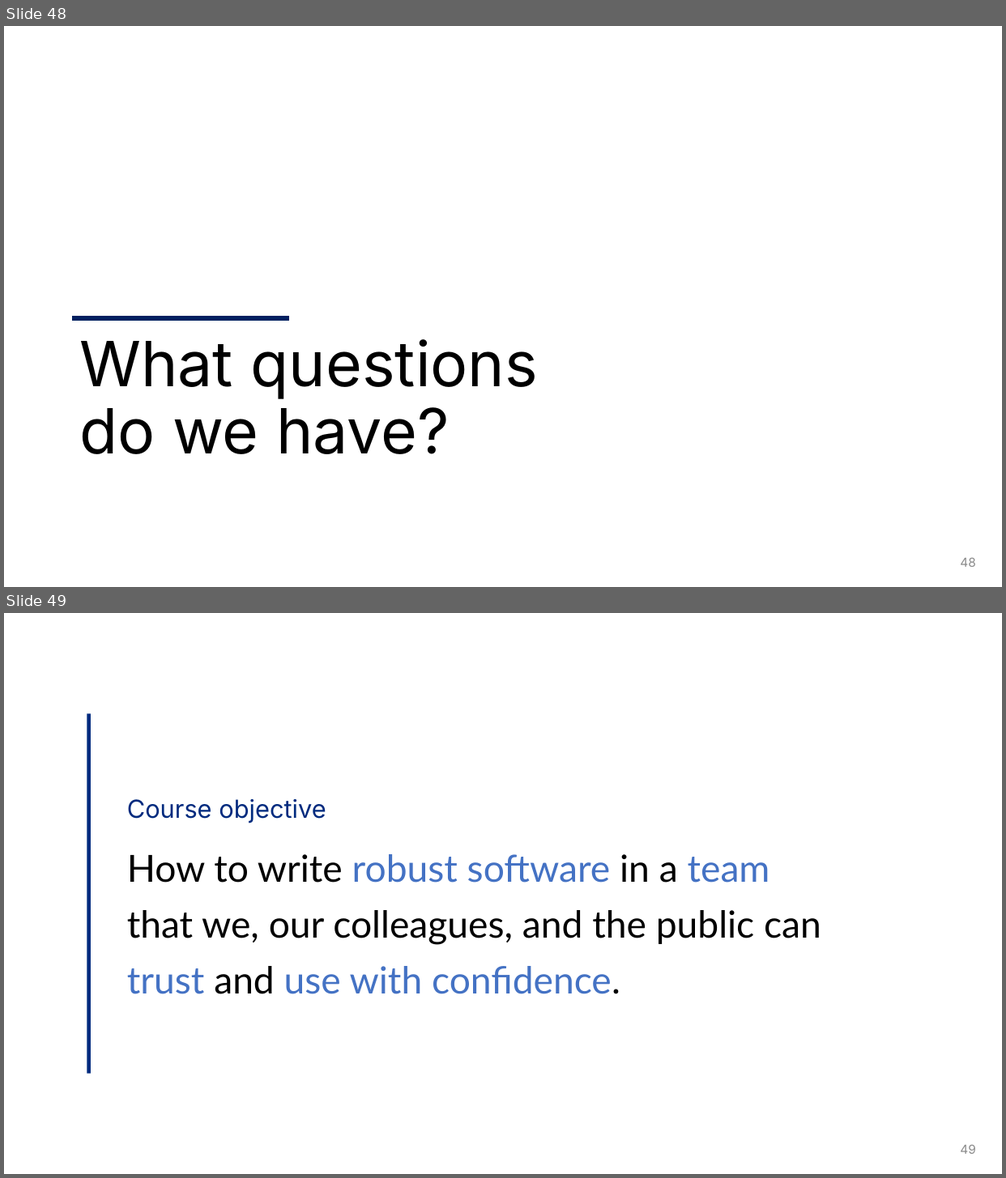
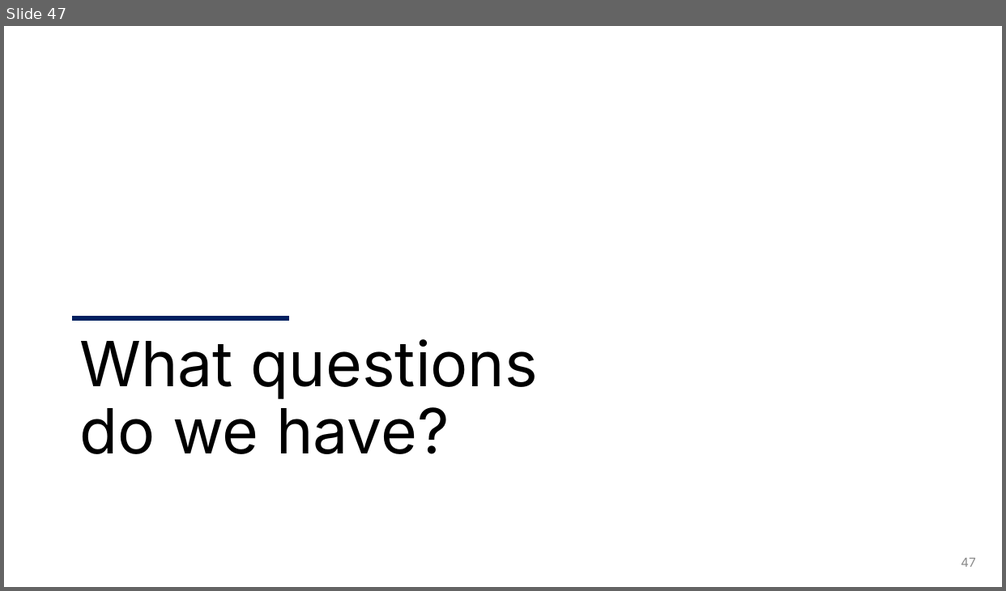
Before and after one commit to UofT-DSI/git, a slide deck: instructors/slides-new-pptx/Git1.pptx. Shown one above the other, each under a label of ours: slides 48 and 49 before the commit, slide 47 after it. The pictures are 1006x1178 and 1006x591 pixels, drawn with LibreOffice and Linux fonts; fonts in the diff are those of the drawing; background and template pictures are left out. Boxes give left, top, right and bottom in pixels: in the first picture for what was removed or moved away, otherwise in the second. Text is boxed around its words. In the diff, an @@ line names an element or a change of style, - is before the commit and + after.

```diff
--- a/instructors/slides-new-pptx/Git1.pptx
+++ b/instructors/slides-new-pptx/Git1.pptx
@@ slide 49 removed at box(4, 613, 1002, 1174), background #FFFFFF @@
@@ rectangle removed at box(87, 714, 91, 1074) @@
@@ text removed at box(127, 799, 821, 995) @@
-Course objective
-How to write robust software in a team that we, our colleagues, and the public can trust and use with confidence.
@@ page number removed at box(960, 1145, 975, 1154) @@
-49
@@ what was slide 48 is now slide 47 @@
@@ page number at box(961, 558, 976, 567): text changed @@
-48
+47
```
Also in this commit, not shown: 1 slide changed, 2 other slides removed, 2 other files.
